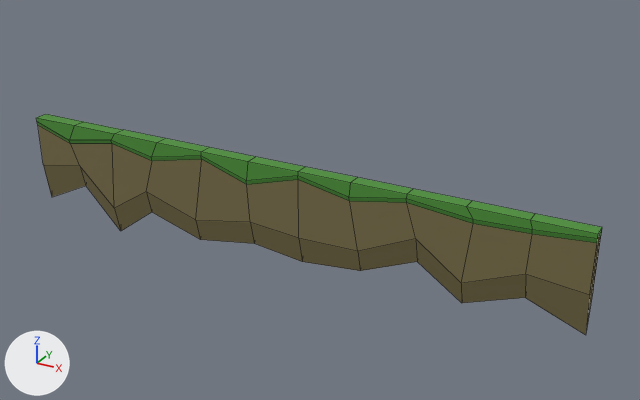
The FBX model Assets/tomas/Models/Ground.fbx as it was, and as the next commit left it.
Both versions are drawn from a 50 mm lens placed at (34.3, -55.2, 25.9), pointed at (3.1, 1.5, -2.5). Every picture has the same lights, and +X, +Y and +Z are marked at lower left. Mesh edges are drawn as thin lines. Where no turn or scale is listed for an object, it has been applied to the vertices.
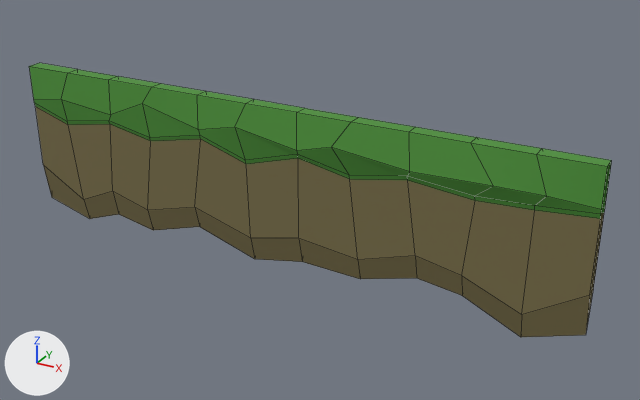
The change in detail:
me_cube_001 is used by ob_cube_001; location (-25.0, 0.0, 0.5).
me_cube_001 had 108 vertices, 99 faces and spanned x 0.0..50.0, y -0.6..0.6, z -9.7..0.0.
me_cube_001 now has 132 vertices, 121 faces and spans x 0.0..50.0, y -1.1..1.1, z -11.4..3.0.
Part 1, on me_cube_001:
11 faces are deleted.
6 vertices in x 0.0..50.0, y -0.5..0.5, z -5.7..-4.6 move by (0.0, 0.0, -1.8).
6 vertices in x 22.7..37.2, y -0.5..0.5, z -7.5..-3.4 move by (0.0, 0.0, -3.2).
4 vertices in x 4.5..45.5, y -0.5..0.5, z -6.3..-3.8 move by (0.0, 0.0, -5.1).
3 vertices in x 32.5, y -0.5..0.5, z -7.5..-5.6 move by (0.0, 0.0, -2.5).
3 vertices in x 0.0..50.0, y 0.0, z -8.1 move by (0.0, 0.0, -1.7).
34 vertices move from x 4.5..45.5, y -0.6..0.6, z -9.7..0.0 to x 3.7..46.5, y -1.1..1.1, z -10.5..1.5.
14 vertices are added at x 0.0..50.0, y -0.6..0.6, z 3.0.
10 new vertices lie (4.6, 0.0, 0.0) away from vertices in x 4.5..40.9, y -0.6..0.6, z 3.0.
33 new faces join them, mat_grass (green #4a9136).
Object 'Cube.001' (ob_cube_001) moves from (-25.0, 0.0, 0.5) to (-25.0, 0.0, 2.27).

Changed parts and their boxes (x1, y1, x2, y2) in the pictures (640 x 400 px):
'Cube.001', reshaped, moved (24% taller): before (36, 114, 602, 335); after (29, 63, 612, 337)
